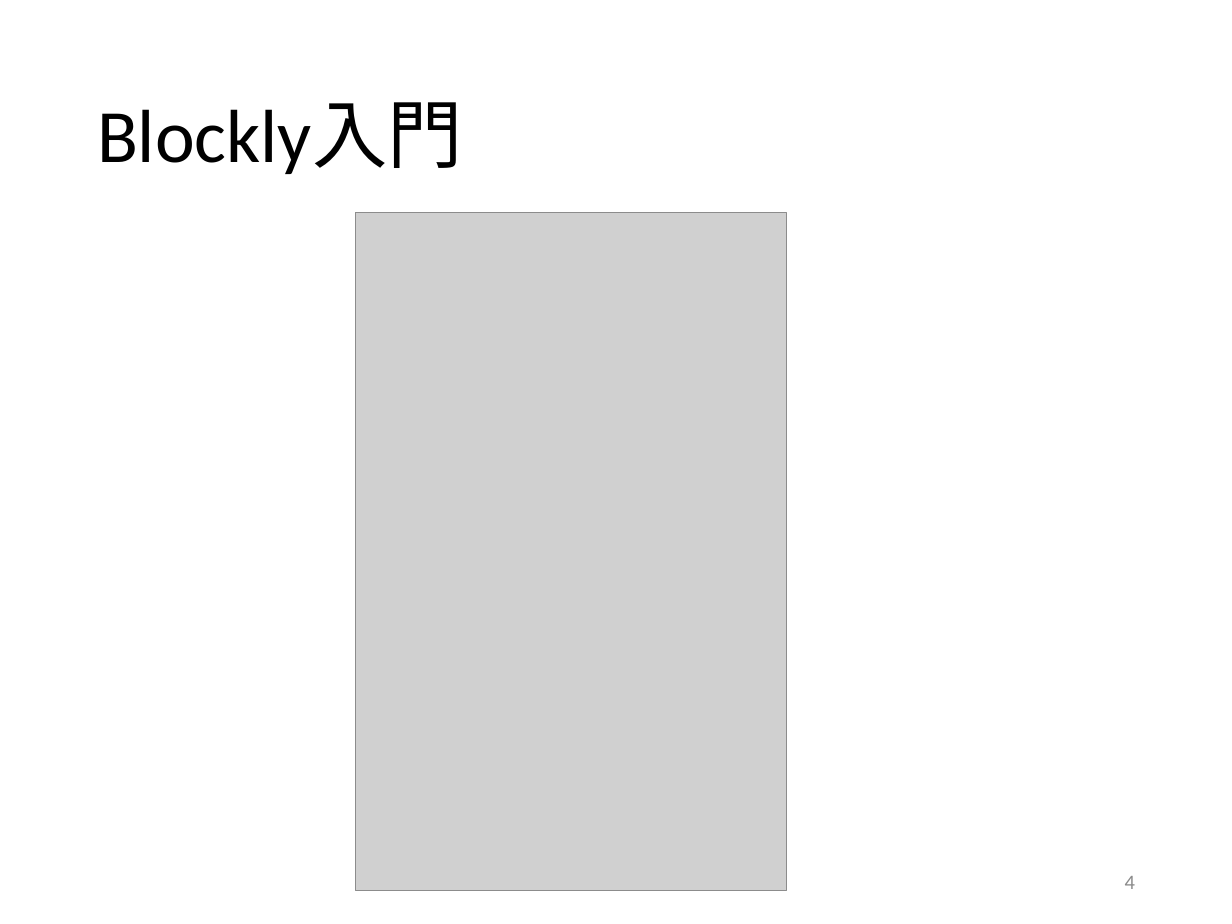
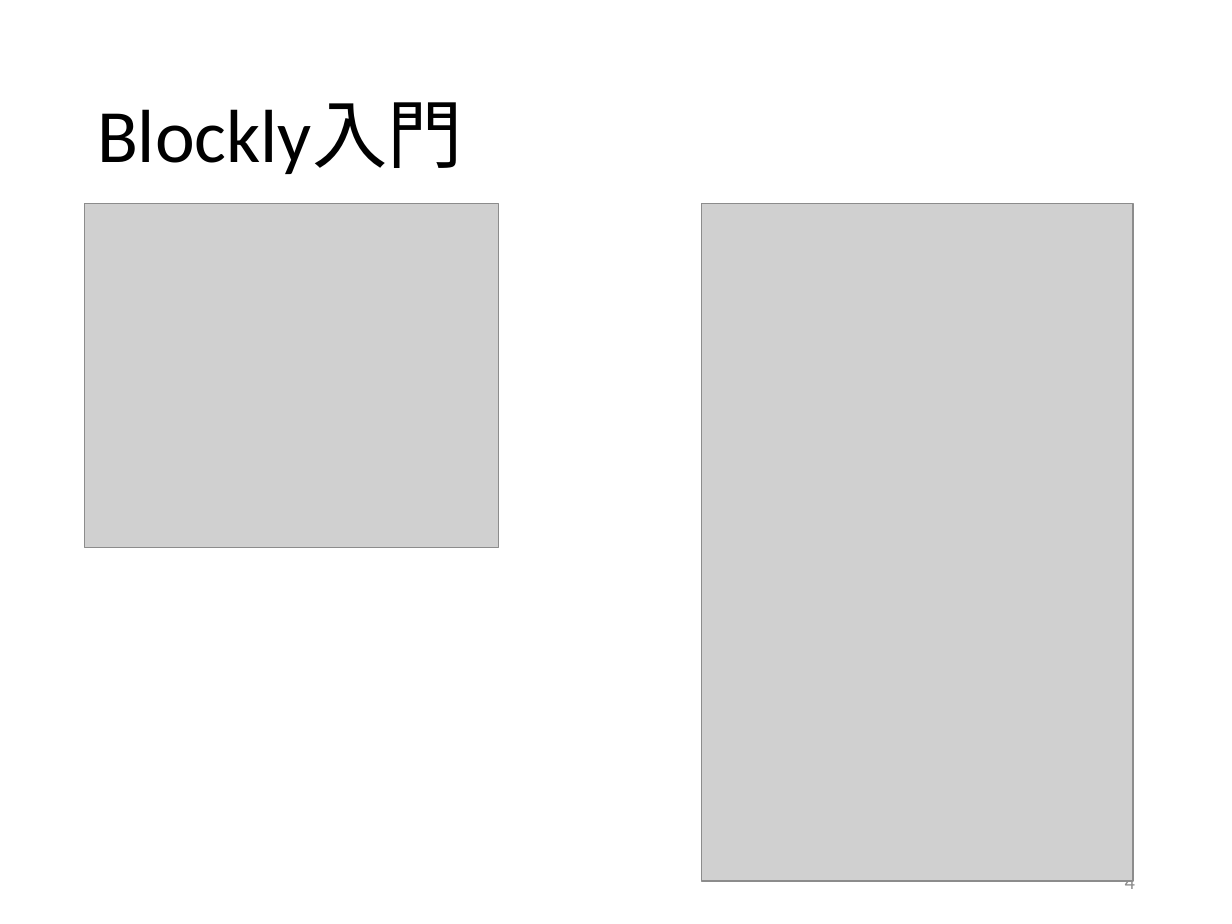
Before and after one commit to kait-takanolab/1821121-shimaoka-thesis, a slide deck: slide 4 of 1821121_shimaoka_sotsuken_514.pptx. Drawn at 1232x924 pixels with LibreOffice and Linux fonts; fonts in the diff are those of the drawing; grey boxes stand for pictures. Boxes give left, top, right and bottom in pixels: in the first picture for what was removed or moved away, otherwise in the second. Text is boxed around its words. In the diff, an @@ line names an element or a change of style, - is before the commit and + after.

```diff
--- a/1821121_shimaoka_sotsuken_514.pptx
+++ b/1821121_shimaoka_sotsuken_514.pptx
@@ picture added at (x1=85, y1=203, x2=499, y2=547) @@
@@ picture moved from (x1=355, y1=213, x2=786, y2=891) to (x1=702, y1=203, x2=1133, y2=881) @@
```
